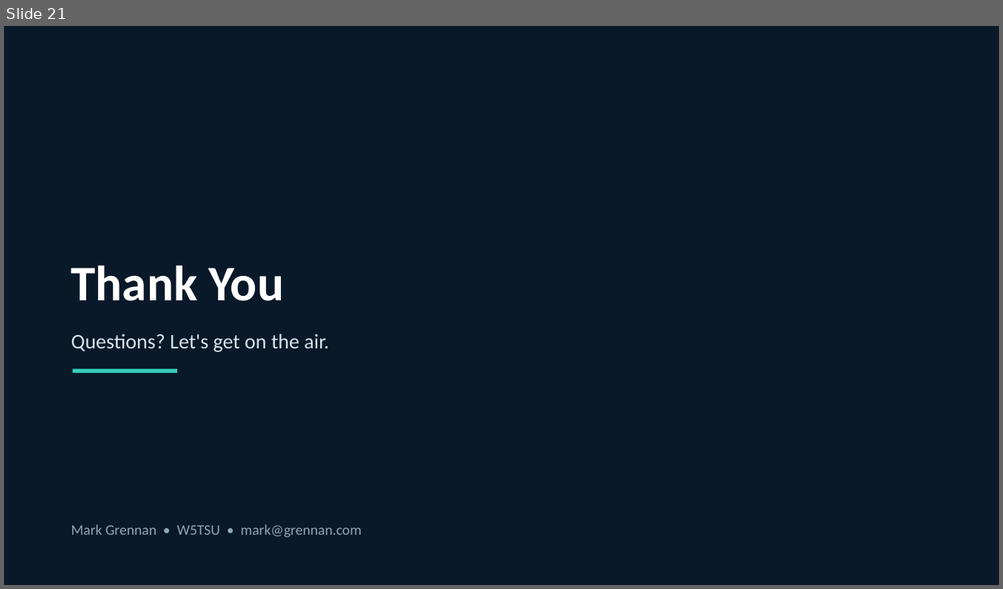
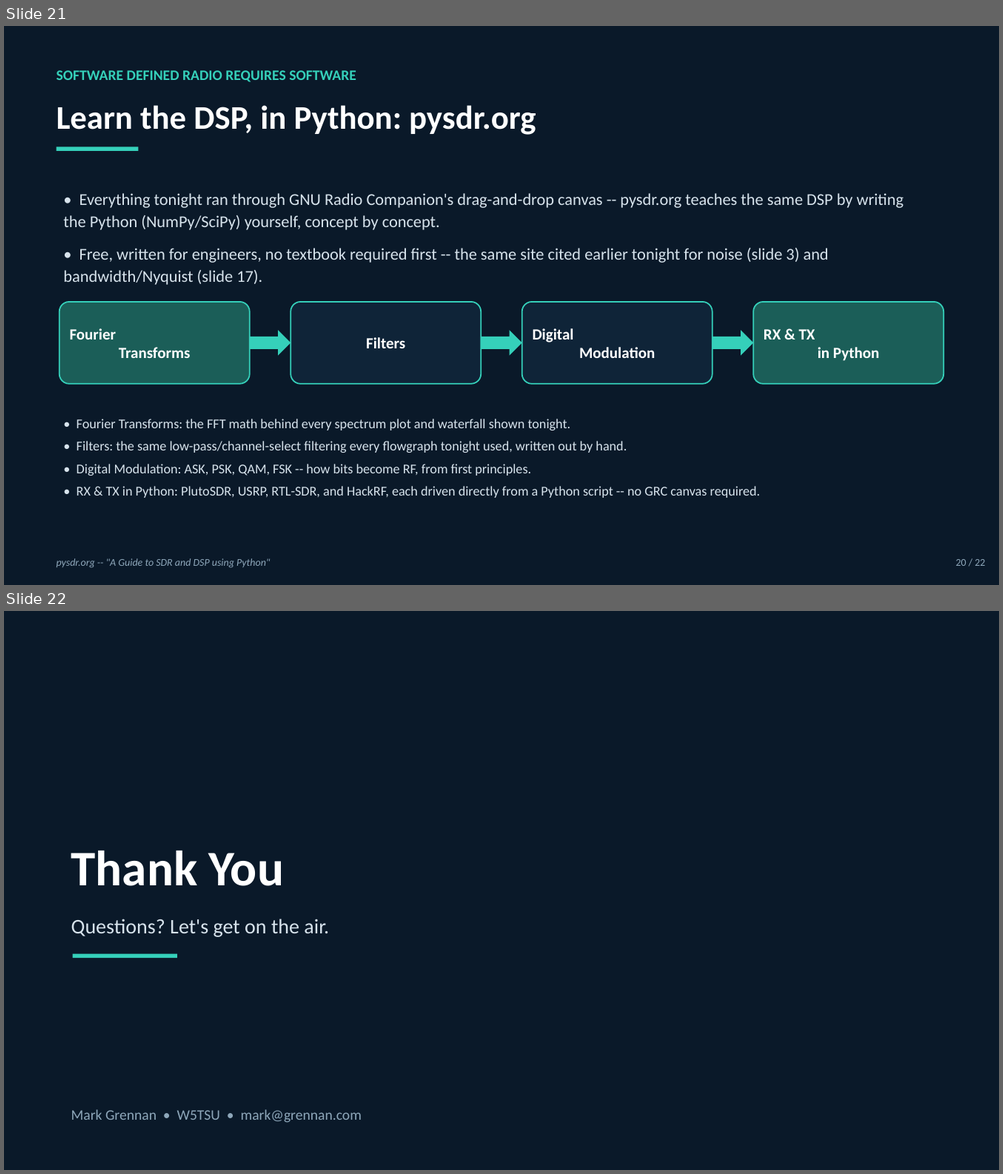
Before and after one commit to W5TSU/SDR-Demo, a slide deck: slides/SDR_Demo.pptx. Shown one above the other, each under a label of ours: slide 21 before the commit, slides 21 and 22 after it. The pictures are 1003x589 and 1003x1174 pixels, drawn with LibreOffice and Linux fonts; fonts in the diff are those of the drawing. Boxes give left, top, right and bottom in pixels: in the first picture for what was removed or moved away, otherwise in the second. Text is boxed around its words. In the diff, an @@ line names an element or a change of style, - is before the commit and + after.

```diff
--- a/slides/SDR_Demo.pptx
+++ b/slides/SDR_Demo.pptx
@@ slide 21 added at (x1=4, y1=26, x2=999, y2=585), background #FFFFFF @@
@@ rectangle added at (x1=4, y1=26, x2=999, y2=585), fill #0A1929 @@
@@ text added at (x1=57, y1=70, x2=356, y2=82), 14 pt, text #35D0BA, bold @@
+SOFTWARE DEFINED RADIO REQUIRES SOFTWARE
@@ text added at (x1=57, y1=105, x2=535, y2=135), 32 pt, text #FFFFFF, bold @@
+Learn the DSP, in Python: pysdr.org
@@ rectangle added at (x1=57, y1=147, x2=138, y2=151), fill #35D0BA @@
@@ text added at (x1=63, y1=193, x2=903, y2=263), 16 pt, text #D7E3EC @@
+• Everything tonight ran through GNU Radio Companion's drag-and-drop canvas -- pysdr.org teaches the same DSP by writing the Python (NumPy/SciPy) yourself, concept by concept.
+• Free, written for engineers, no textbook required first -- the same site cited earlier tonight for noise (slide 3) and bandwidth/Nyquist (slide 17).
@@ rounded rectangle added at (x1=60, y1=302, x2=250, y2=384), fill #1B5E58, outline #35D0BA 1.25 pt, 15 pt, text #FFFFFF, bold @@
+Fourier
+Transforms
@@ rounded rectangle added at (x1=290, y1=302, x2=481, y2=384), fill #0F2438, outline #35D0BA 1.25 pt, 15 pt, text #FFFFFF, bold @@
+Filters
@@ rounded rectangle added at (x1=522, y1=302, x2=712, y2=384), fill #0F2438, outline #35D0BA 1.25 pt, 15 pt, text #FFFFFF, bold @@
+Digital
+Modulation
@@ rounded rectangle added at (x1=753, y1=302, x2=943, y2=384), fill #1B5E58, outline #35D0BA 1.25 pt, 15 pt, text #FFFFFF, bold @@
+RX & TX
+in Python
@@ right arrow added at (x1=250, y1=330, x2=290, y2=356), fill #35D0BA @@
@@ right arrow added at (x1=481, y1=330, x2=522, y2=356), fill #35D0BA @@
@@ right arrow added at (x1=712, y1=330, x2=753, y2=356), fill #35D0BA @@
@@ text added at (x1=77, y1=419, x2=760, y2=498), 13 pt, text #D7E3EC @@
+• Fourier Transforms: the FFT math behind every spectrum plot and waterfall shown tonight.
+• Filters: the same low-pass/channel-select filtering every flowgraph tonight used, written out by hand.
+• Digital Modulation: ASK, PSK, QAM, FSK -- how bits become RF, from first principles.
+• RX & TX in Python: PlutoSDR, USRP, RTL-SDR, and HackRF, each driven directly from a Python script -- no GRC canvas required.
@@ text added at (x1=57, y1=559, x2=270, y2=568), 10 pt, text #8EA7BA, italic @@
+pysdr.org -- "A Guide to SDR and DSP using Python"
@@ text added at (x1=956, y1=560, x2=984, y2=566), 10 pt, text #8EA7BA @@
+20 / 22
@@ what was slide 21 is now slide 22 @@
```
Also in this commit, not shown: 19 slides changed, 3 other files.
